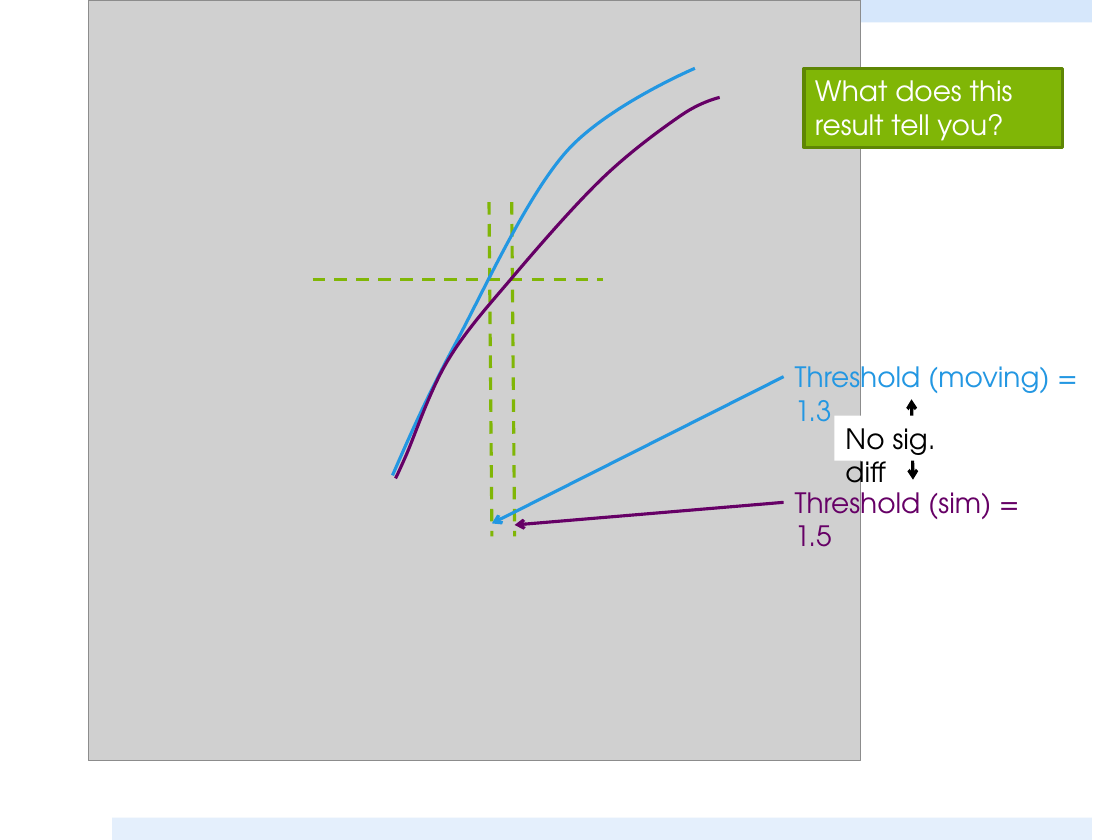
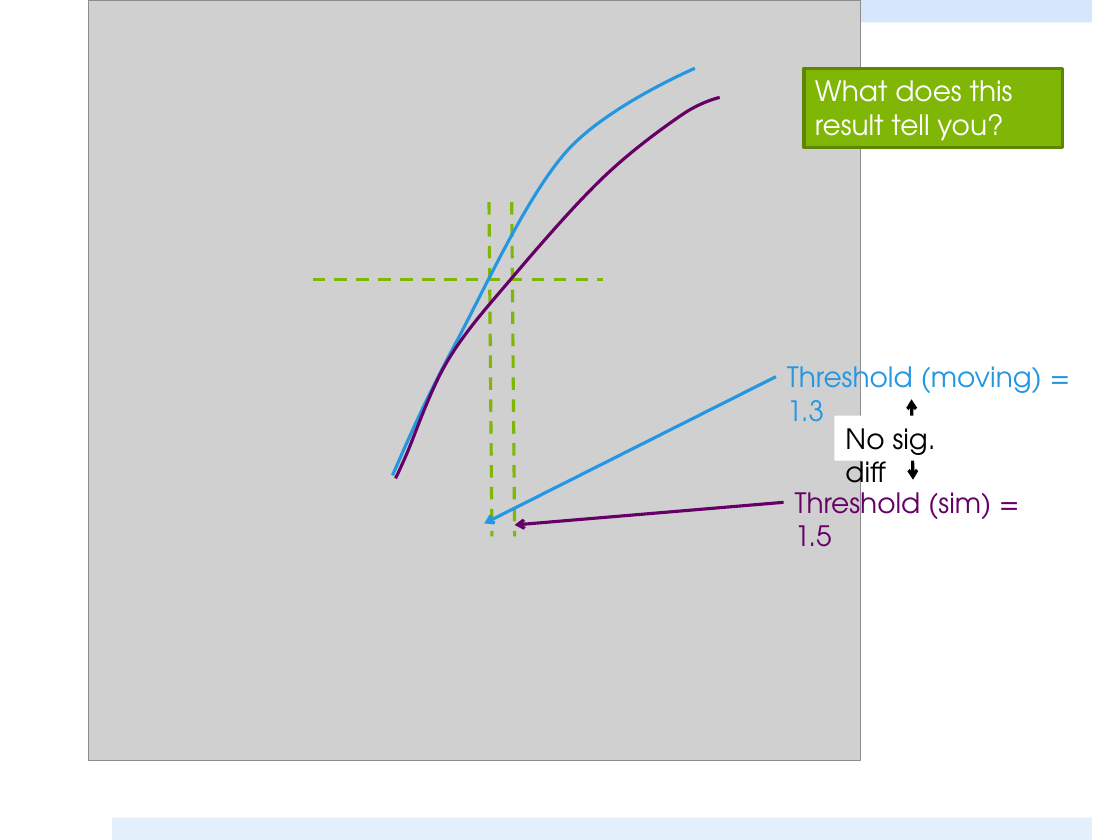
Before and after one commit to PALab-cn/PALab-cn.github.io, a slide deck: slide 31 of source/Materials/PSY_380_ECO_PSY/WEEK03/Lec6_OFandLocomotion.pptx. Drawn at 1120x840 pixels with LibreOffice and Linux fonts; fonts in the diff are those of the drawing; grey boxes stand for pictures. Boxes give left, top, right and bottom in pixels: in the first picture for what was removed or moved away, otherwise in the second. Text is boxed around its words. In the diff, an @@ line names an element or a change of style, - is before the commit and + after.

```diff
--- a/source/Materials/PSY_380_ECO_PSY/WEEK03/Lec6_OFandLocomotion.pptx
+++ b/source/Materials/PSY_380_ECO_PSY/WEEK03/Lec6_OFandLocomotion.pptx
@@ text "Threshold (moving) = 1.3": place and size @@
-text "Threshold (moving) = 1.3" at [795, 358, 1049, 422]
+text "Threshold (moving) = 1.3" at [787, 358, 1042, 422]
@@ arrow moved from (784, 376) - (492, 523) to (776, 376) - (484, 523) @@
```
Also in this commit, not shown: 2 other slides changed, 1 slide removed, 3 other files.
